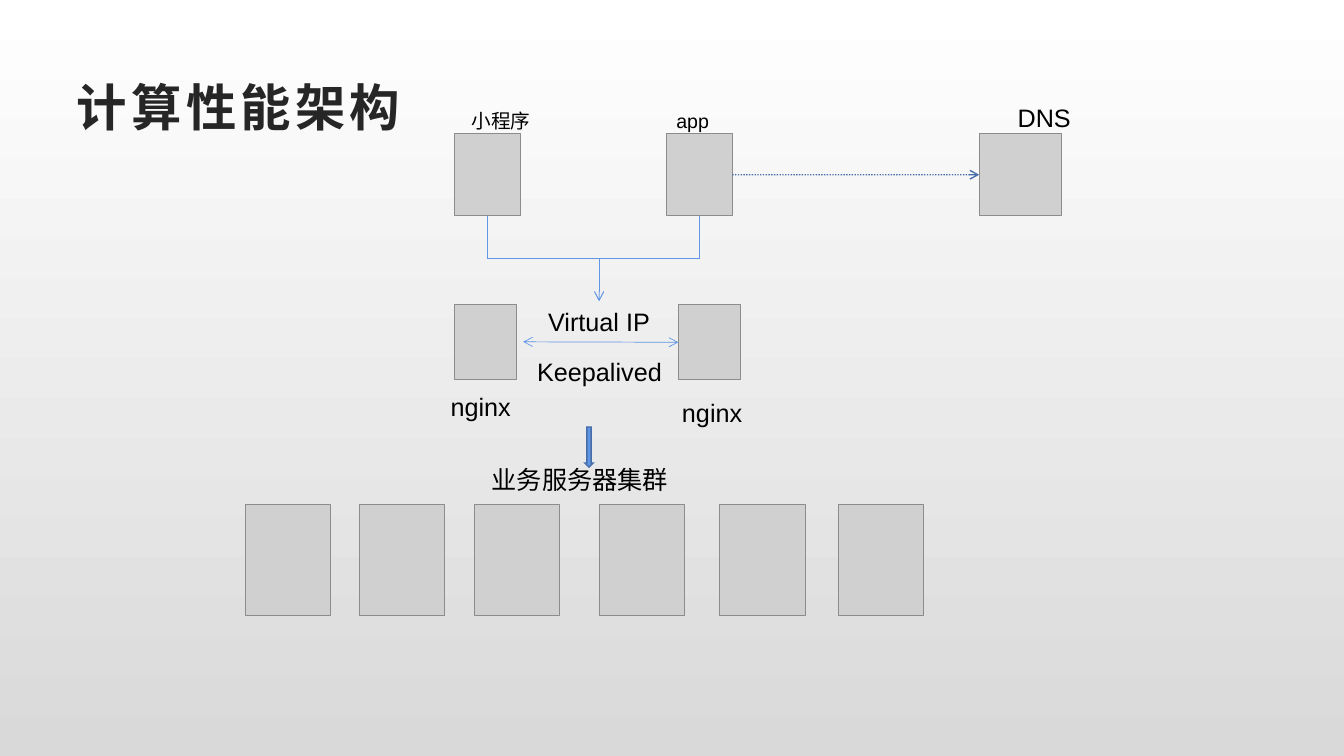
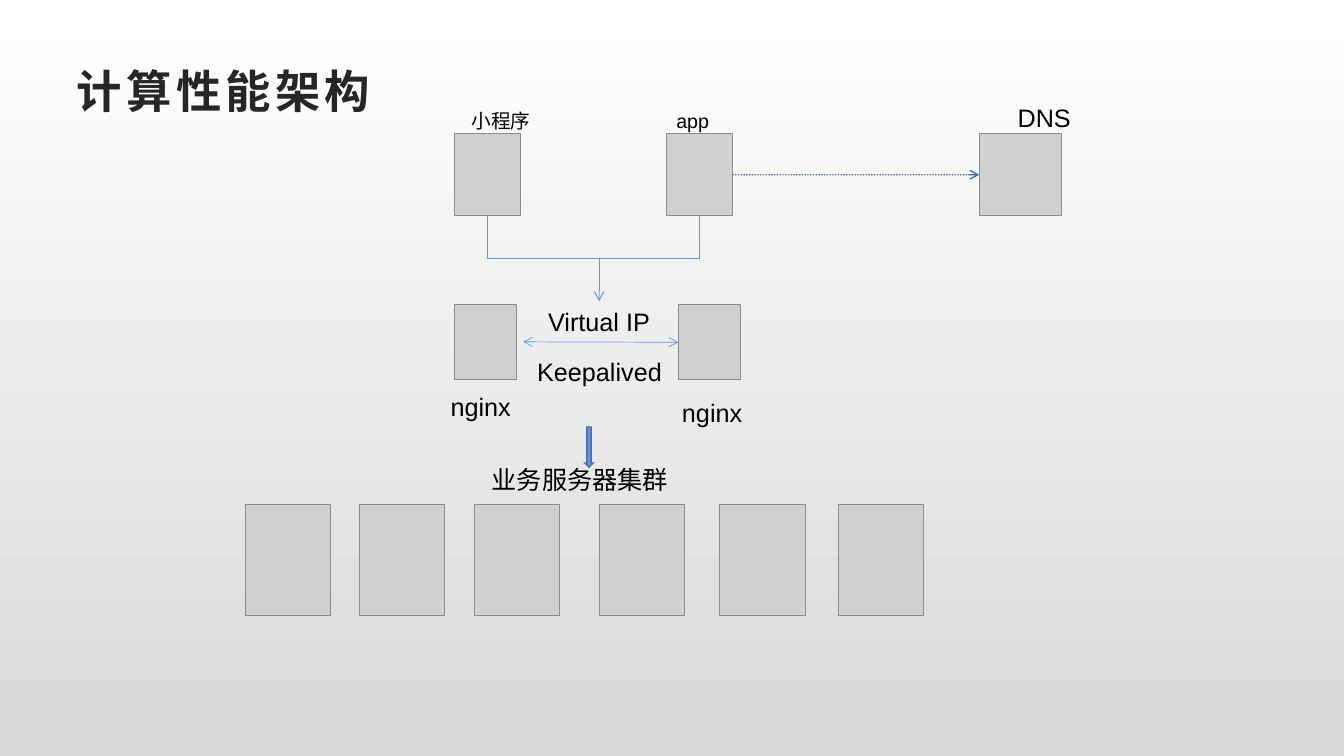
Before and after one commit to liuxgld/jiketime-project8, a slide deck: slide 6 of jobs/arch8-liuxinguo-lesson9-618QiangGou.pptx. Drawn at 1344x756 pixels with LibreOffice and Linux fonts; fonts in the diff are those of the drawing; grey boxes stand for pictures. Boxes give left, top, right and bottom in pixels: in the first picture for what was removed or moved away, otherwise in the second. Text is boxed around its words. In the diff, an @@ line names an element or a change of style, - is before the commit and + after.

```diff
--- a/jobs/arch8-liuxinguo-lesson9-618QiangGou.pptx
+++ b/jobs/arch8-liuxinguo-lesson9-618QiangGou.pptx
@@ title "计算性能架构" at box(77, 69, 370, 112): size 36 to 32.4 pt @@
```
Also in this commit, not shown: 1 other slide changed.
